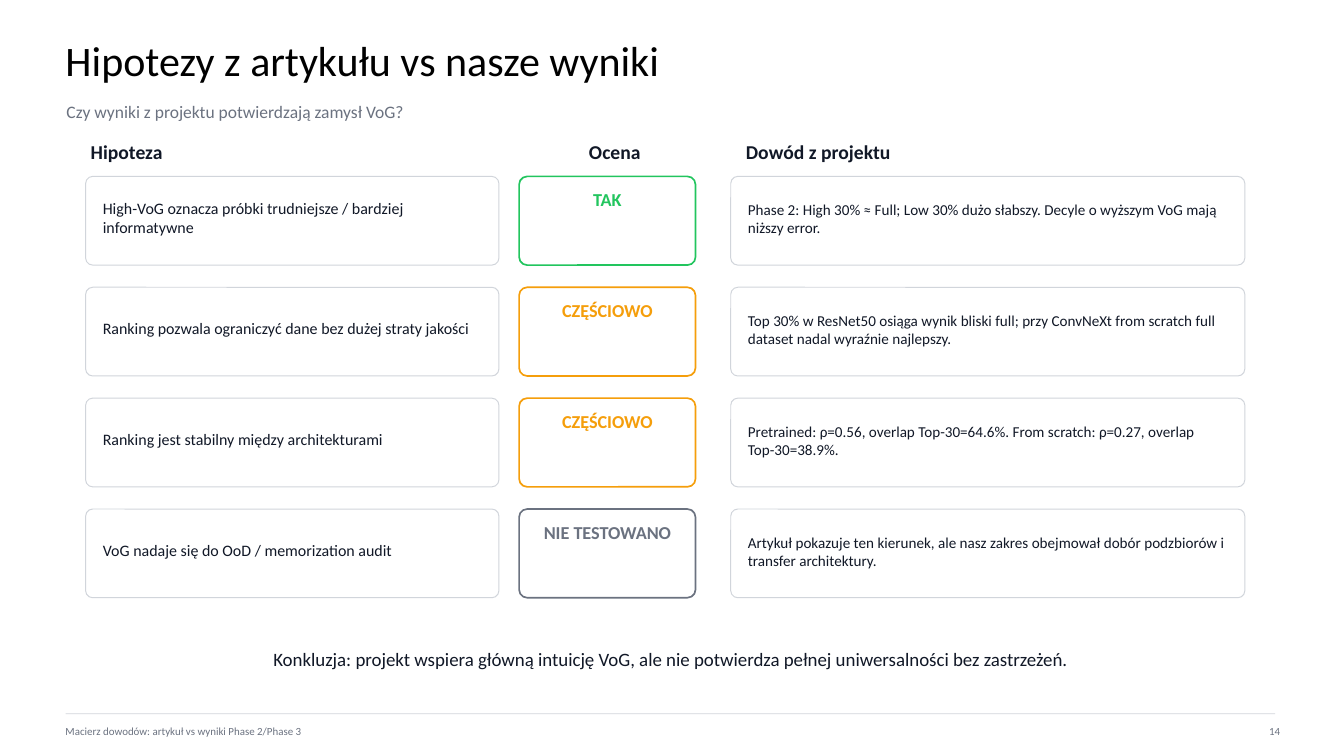
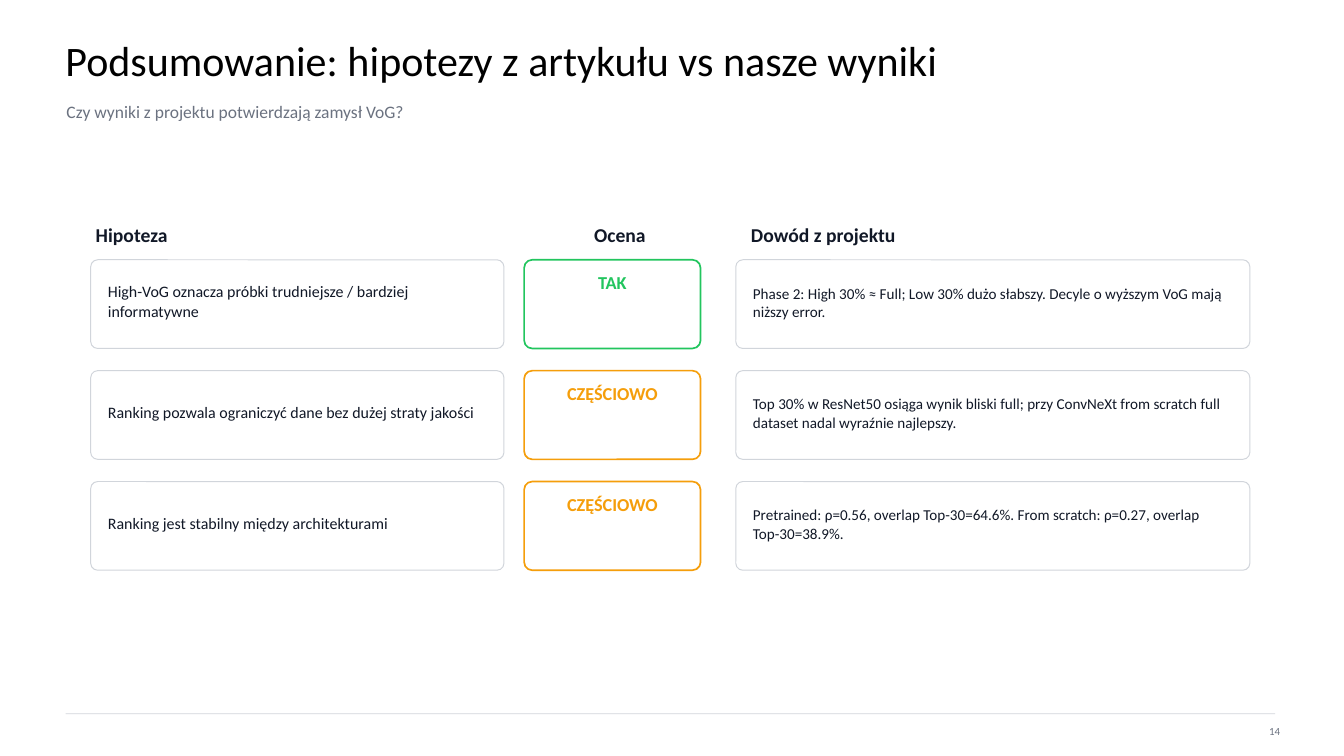
Before and after one commit to Fichey/Impact-of-Data-Ranking-on-Training-Dynamics, a slide deck: slide 16 of VoG_Impact_Data_Ranking_presentation.pptx. Drawn at 1344x756 pixels with LibreOffice and Linux fonts; fonts in the diff are those of the drawing. Boxes give left, top, right and bottom in pixels: in the first picture for what was removed or moved away, otherwise in the second. Text is boxed around its words. In the diff, an @@ line names an element or a change of style, - is before the commit and + after.

```diff
--- a/VoG_Impact_Data_Ranking_presentation.pptx
+++ b/VoG_Impact_Data_Ranking_presentation.pptx
@@ text at (65, 47, 937, 83): text changed @@
-Hipotezy z artykułu vs nasze wyniki
+Podsumowanie: hipotezy z artykułu vs nasze wyniki
@@ 12 texts, 9 rounded rectangles: place and size @@
-12 texts, 9 rounded rectangles at (86, 145, 1245, 487)
+12 texts, 9 rounded rectangles at (91, 228, 1250, 571)
@@ rounded rectangle removed at (86, 509, 499, 598) @@
@@ rounded rectangle removed at (519, 509, 696, 598) @@
@@ rounded rectangle removed at (731, 509, 1245, 598) @@
@@ text removed at (544, 527, 672, 539) @@
-NIE TESTOWANO
@@ text removed at (748, 537, 1224, 569) @@
-Artykuł pokazuje ten kierunek, ale nasz zakres obejmował dobór podzbiorów i transfer architektury.
@@ text removed at (103, 545, 391, 559) @@
-VoG nadaje się do OoD / memorization audit
@@ text removed at (273, 653, 1067, 670) @@
-Konkluzja: projekt wspiera główną intuicję VoG, ale nie potwierdza pełnej uniwersalności bez zastrzeżeń.
@@ text removed at (65, 727, 302, 737) @@
-Macierz dowodów: artykuł vs wyniki Phase 2/Phase 3
```
Also in this commit, not shown: 5 other slides changed, 3 slides added, 5 slides removed.
